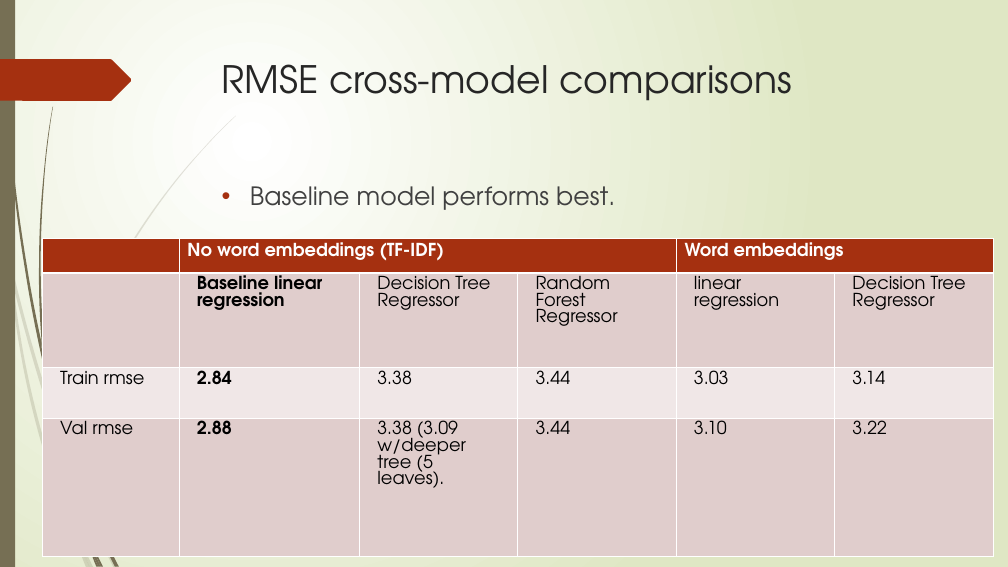
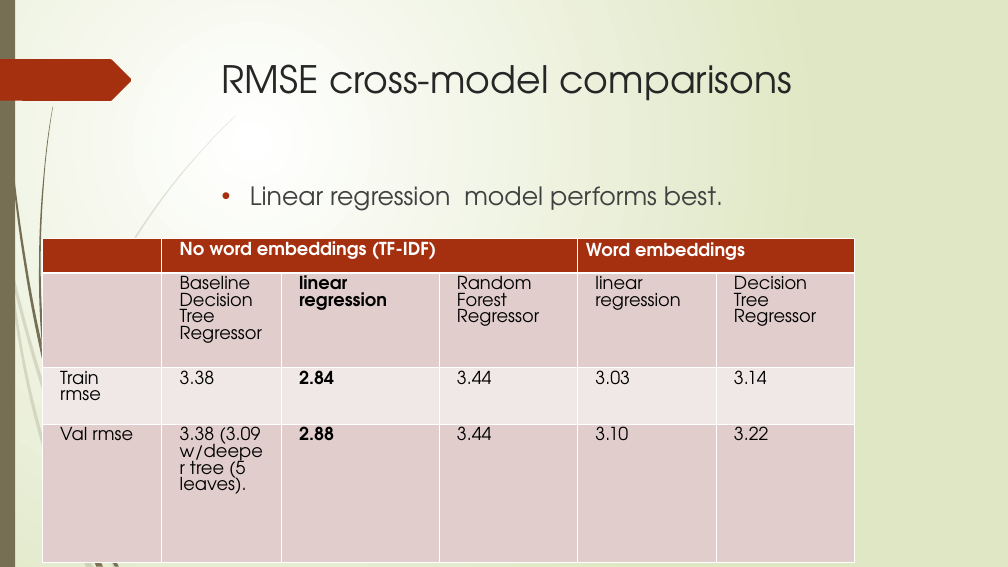
Before and after one commit to jmarksk/DrugReviewAnalysis, a slide deck: slide 5 of Presentation1.pptx. Drawn at 1008x567 pixels with LibreOffice and Linux fonts; fonts in the diff are those of the drawing. Boxes give left, top, right and bottom in pixels: in the first picture for what was removed or moved away, otherwise in the second. Text is boxed around its words. In the diff, an @@ line names an element or a change of style, - is before the commit and + after.

```diff
--- a/Presentation1.pptx
+++ b/Presentation1.pptx
@@ text at bbox=[250, 186, 723, 211]: text changed @@
-• Baseline model performs best.
+• Linear regression model performs best.
@@ table at bbox=[42, 239, 854, 567] @@
-row 2, column 2: Baseline linear regression
+row 2, column 2: Baseline Decision Tree Regressor
-row 2, column 3: Decision Tree Regressor
+row 2, column 3: linear regression
-row 3, column 2: 2.84
+row 3, column 2: 3.38
-row 3, column 3: 3.38
+row 3, column 3: 2.84
-row 4, column 2: 2.88
+row 4, column 2: 3.38 (3.09 w/deeper tree (5 leaves).
-row 4, column 3: 3.38 (3.09 w/deeper tree (5 leaves).
+row 4, column 3: 2.88
@@ table: place and size @@
-table at bbox=[42, 239, 994, 557]
+table at bbox=[42, 239, 854, 567]
```
Also in this commit, not shown: 3 other files.
